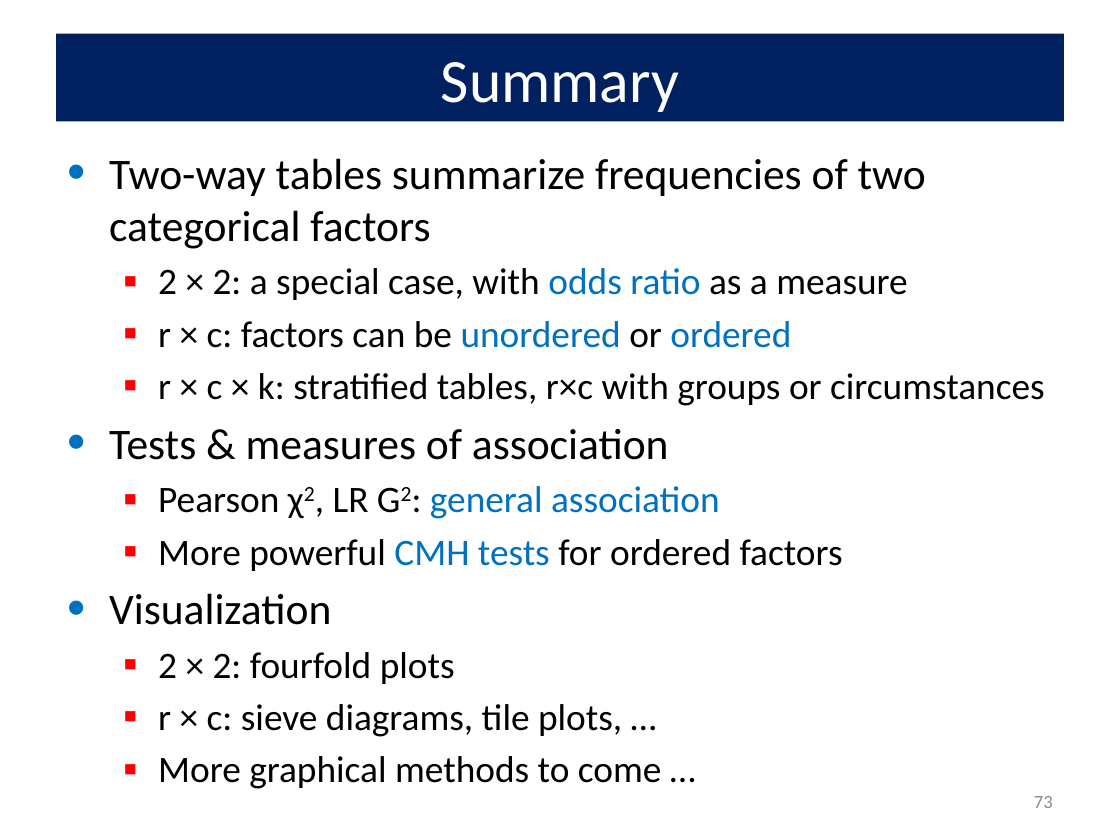
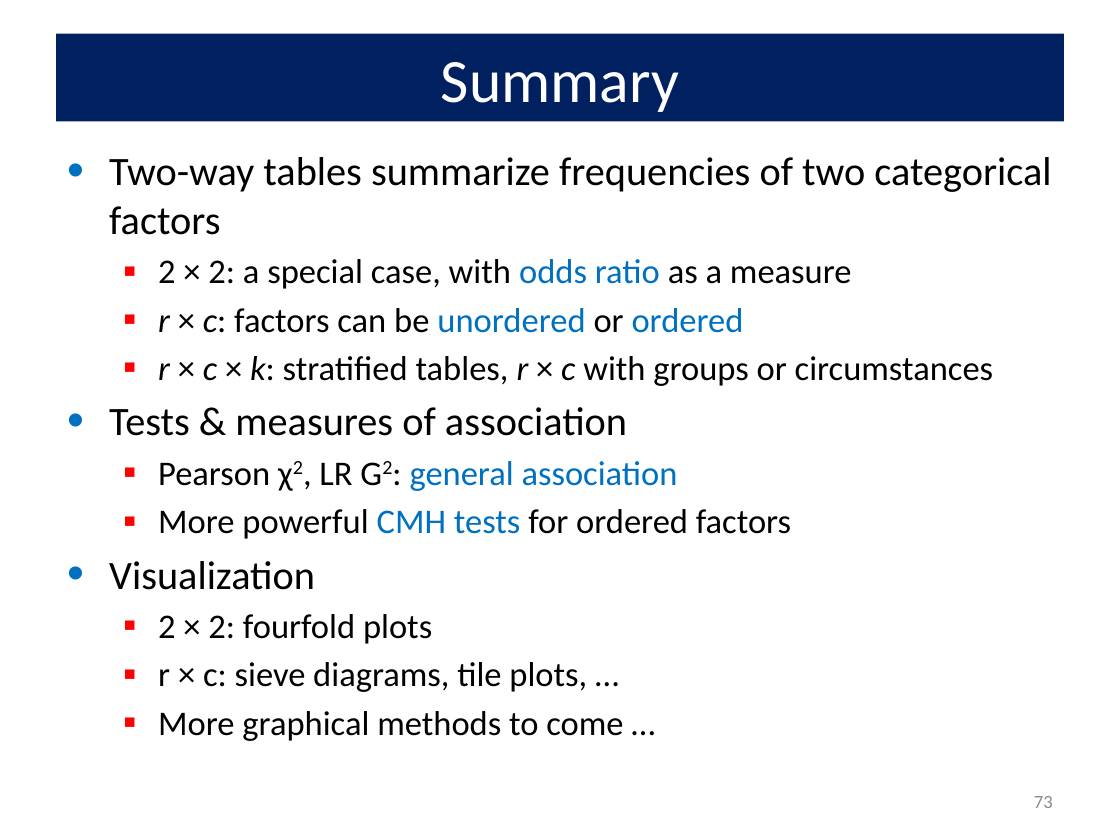
Before and after one commit to friendly/psy6136, a slide deck: slide 73 of lectures/03-Twoway1.pptx. Drawn at 1120x840 pixels with LibreOffice and Linux fonts; fonts in the diff are those of the drawing. Boxes give left, top, right and bottom in pixels: in the first picture for what was removed or moved away, otherwise in the second. Text is boxed around its words. In the diff, an @@ line names an element or a change of style, - is before the commit and + after.

```diff
--- a/lectures/03-Twoway1.pptx
+++ b/lectures/03-Twoway1.pptx
@@ text at [109, 157, 1051, 741]: size 28 to 25.9 pt in "Two-way tables summarize frequencies of two categorical ...", "Tests & measures of association", "Visualization"; size 24 to 22.2 pt in "2 × 2: a special case, with ...", "r × c: factors can be unordered ...", "Pearson χ2, LR G2: general association", "More powerful CMH tests for ordered factors" and 3 more places; italic on in "r c:" @@
@@ text at [158, 356, 993, 386]: text changed; size 24 to 22.2 pt @@
-  ▪ r × c × k: stratified tables, r×c with groups or circumstances
+  ▪ r × c × k: stratified tables, r × c with groups or circumstances
```
Also in this commit, not shown: 6 other slides changed, 12 other files.
